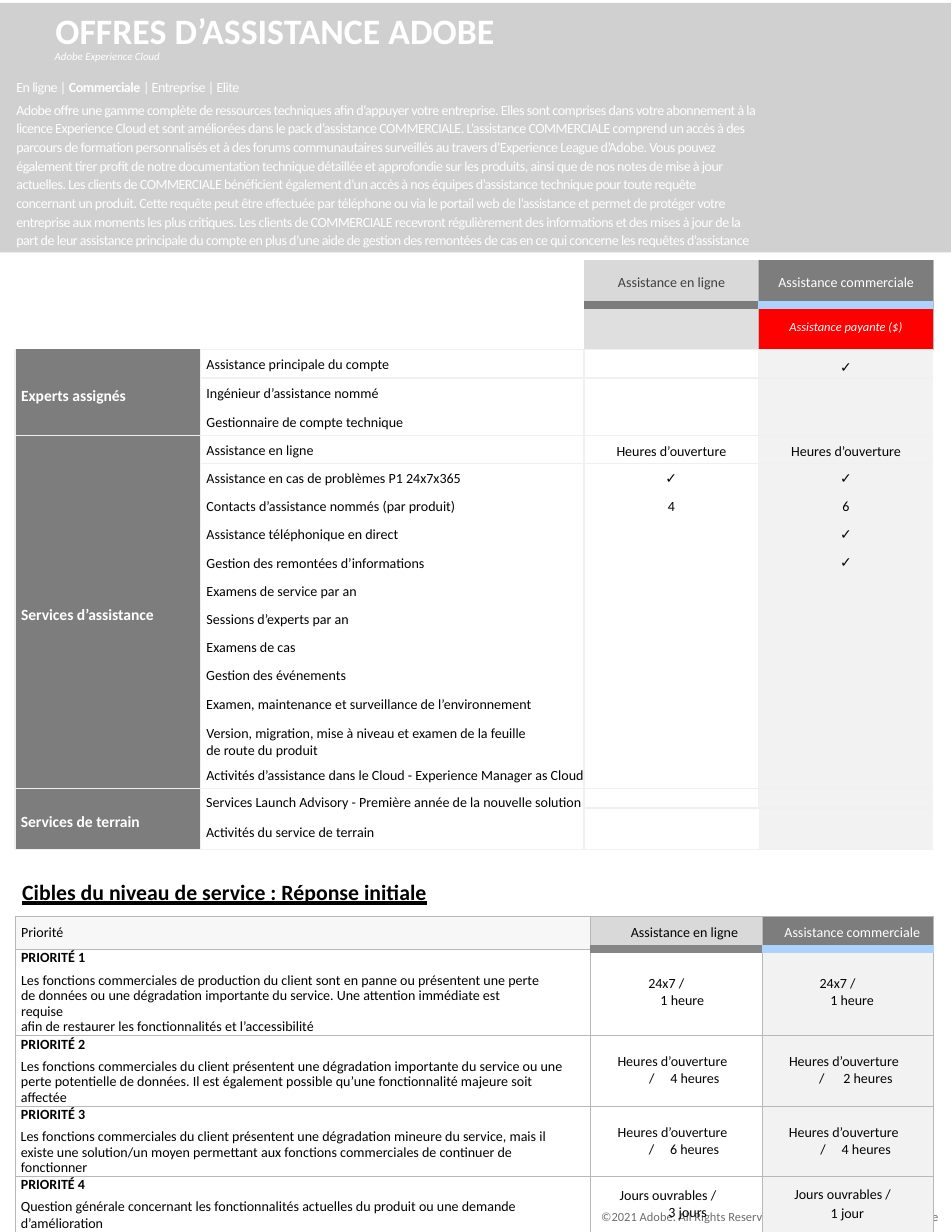
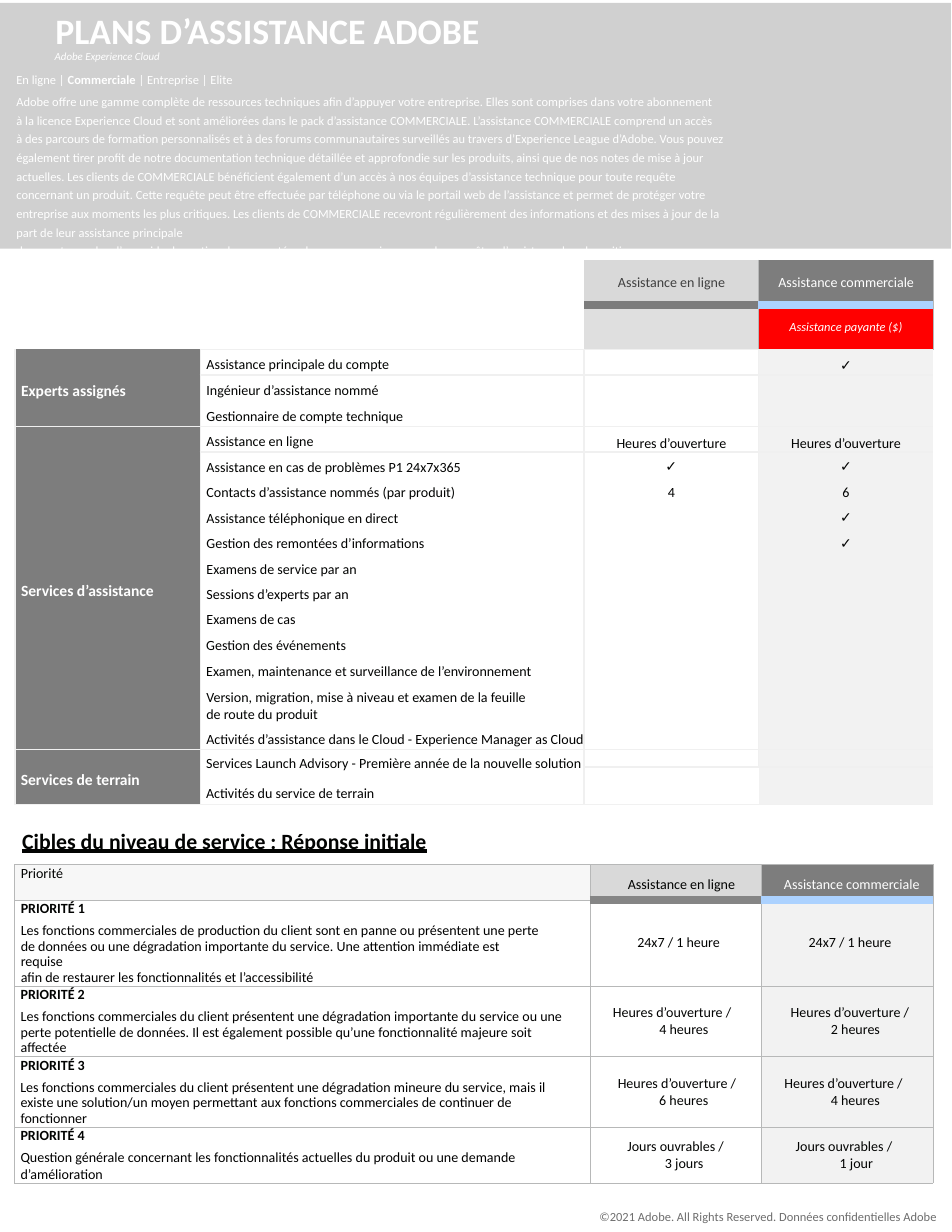
Before and after one commit to AdobeDocs/support-resources.fr-FR, a slide deck: slide 1 of help/data-sheets/assets/BusinessSupportDatasheet.pptx. Drawn at 952x1232 pixels with LibreOffice and Linux fonts; fonts in the diff are those of the drawing; grey boxes stand for pictures; background and template pictures are left out. Boxes give left, top, right and bottom in pixels: in the first picture for what was removed or moved away, otherwise in the second. Text is boxed around its words. In the diff, an @@ line names an element or a change of style, - is before the commit and + after.

```diff
--- a/help/data-sheets/assets/BusinessSupportDatasheet.pptx
+++ b/help/data-sheets/assets/BusinessSupportDatasheet.pptx
@@ picture: place and size @@
-picture at (0, 3, 951, 253)
+picture at (0, 3, 951, 249)
@@ title at (55, 19, 480, 44): text changed @@
-OFFRES D’ASSISTANCE ADOBE
+PLANS D’ASSISTANCE ADOBE
@@ text "En ligne | Commerciale | ...": place and size @@
-text "En ligne | Commerciale | ..." at (16, 83, 755, 247)
+text "En ligne | Commerciale | ..." at (16, 76, 723, 248)
@@ text "En ligne | Commerciale | ..." at (16, 76, 723, 248): size 9 to 8 pt, letter spacing -0.3 to 0 pt @@
@@ table: place and size @@
-table at (15, 260, 934, 850)
+table at (15, 260, 934, 804)
@@ text "Cibles du niveau de service ...": place and size @@
-text "Cibles du niveau de service ..." at (22, 884, 426, 905)
+text "Cibles du niveau de service ..." at (22, 833, 426, 853)
@@ table at (15, 865, 933, 1183) @@
-row 5, column 3: Jours ouvrables / / 1 jour
+row 5, column 3: Jours ouvrables / 1 jour
@@ indent changed @@
@@ table: place and size @@
-table at (15, 916, 933, 1232)
+table at (15, 865, 933, 1183)
```
Also in this commit, not shown: 2 other slides changed, 8 other files.
